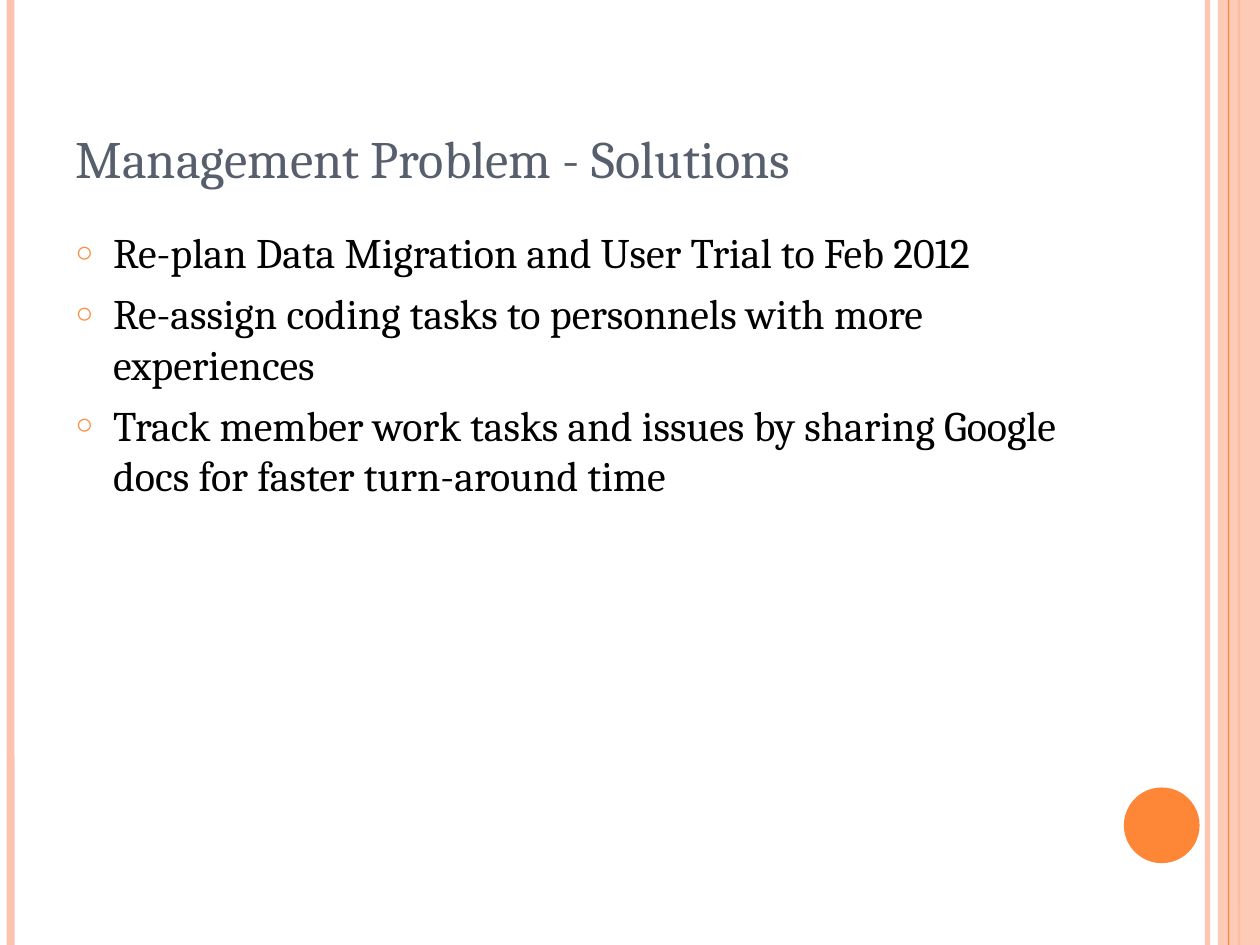
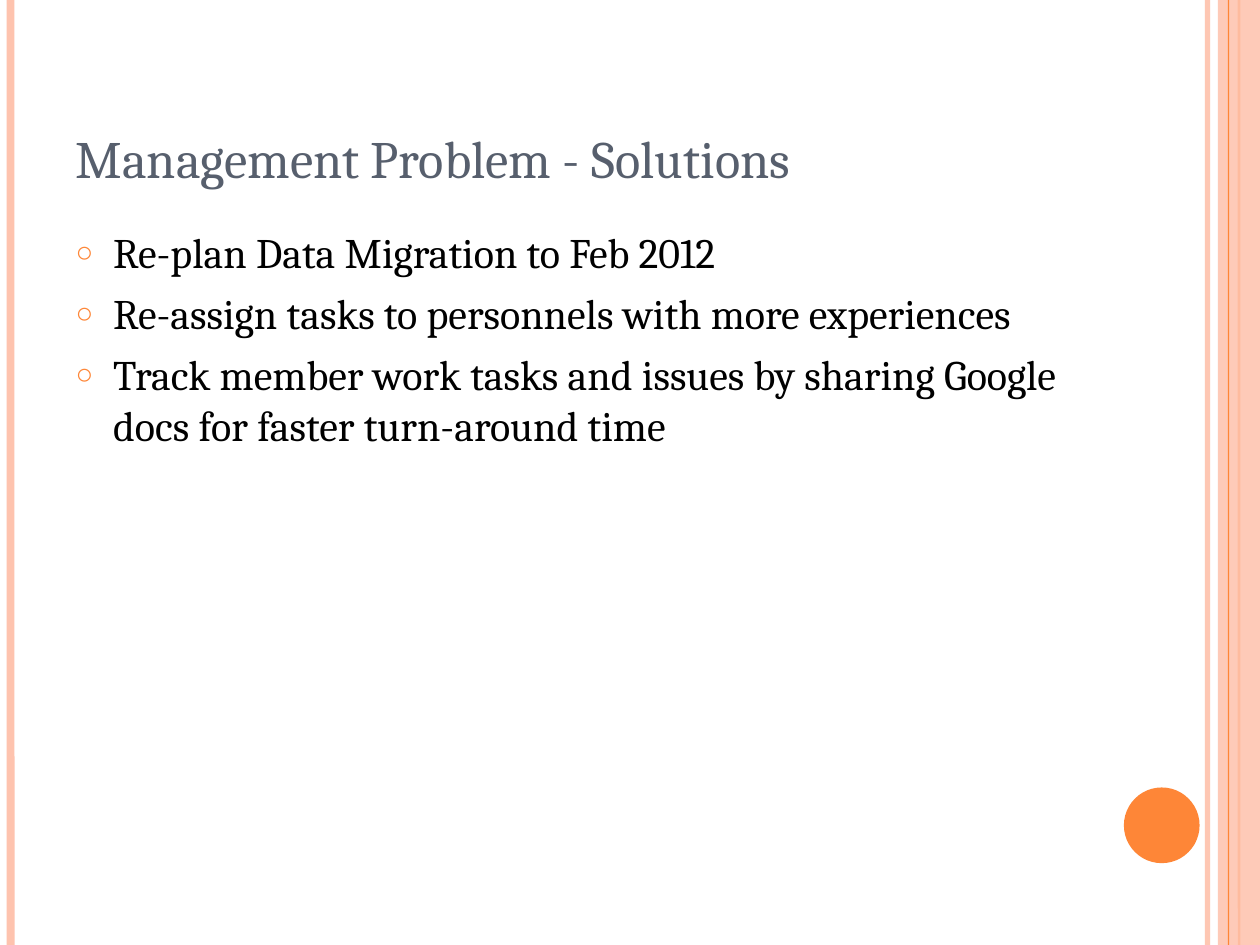
Before and after one commit to rankorth/cylinders-orders-management-system, a slide deck: slide 16 of Documentation/Management/Communications/Internal Correspondence/MTech Presentation [14 Jan 2012] (Ba Tien) v0.1.ppt. Drawn at 1260x945 pixels with LibreOffice and Linux fonts; fonts in the diff are those of the drawing. Boxes give left, top, right and bottom in pixels: in the first picture for what was removed or moved away, otherwise in the second. Text is boxed around its words. In the diff, an @@ line names an element or a change of style, - is before the commit and + after.

```diff
--- a/Documentation/Management/Communications/Internal Correspondence/MTech Presentation [14 Jan 2012] (Ba Tien) v0.1.ppt
+++ b/Documentation/Management/Communications/Internal Correspondence/MTech Presentation [14 Jan 2012] (Ba Tien) v0.1.ppt
@@ text at bbox=[113, 239, 1011, 339]: text changed @@
-○ Re-plan Data Migration and User Trial to Feb 2012
-○ Re-assign coding tasks to personnels with more experiences
+○ Re-plan Data Migration to Feb 2012
+○ Re-assign tasks to personnels with more experiences
```
Also in this commit, not shown: 6 other slides changed.
